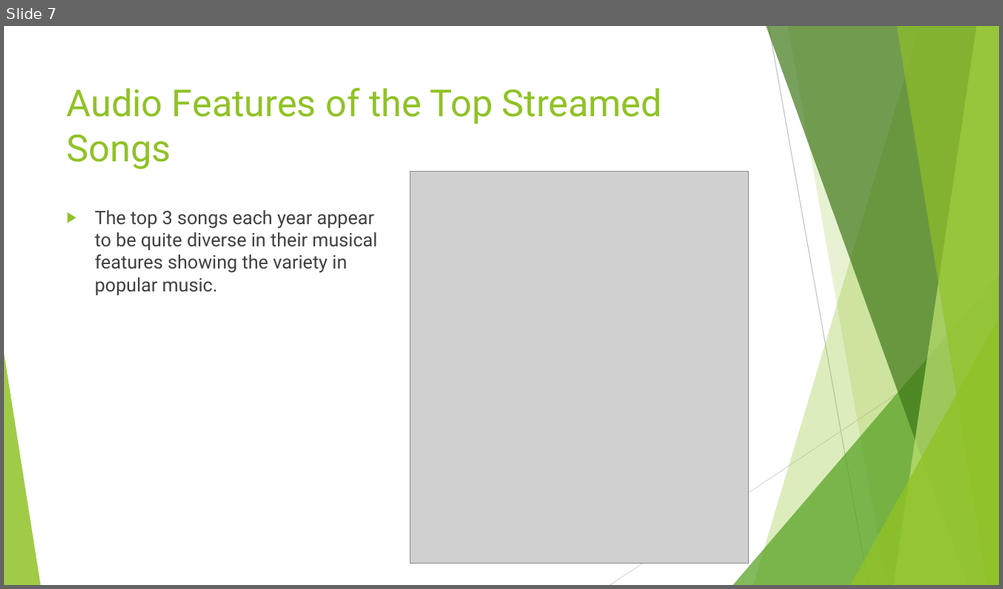
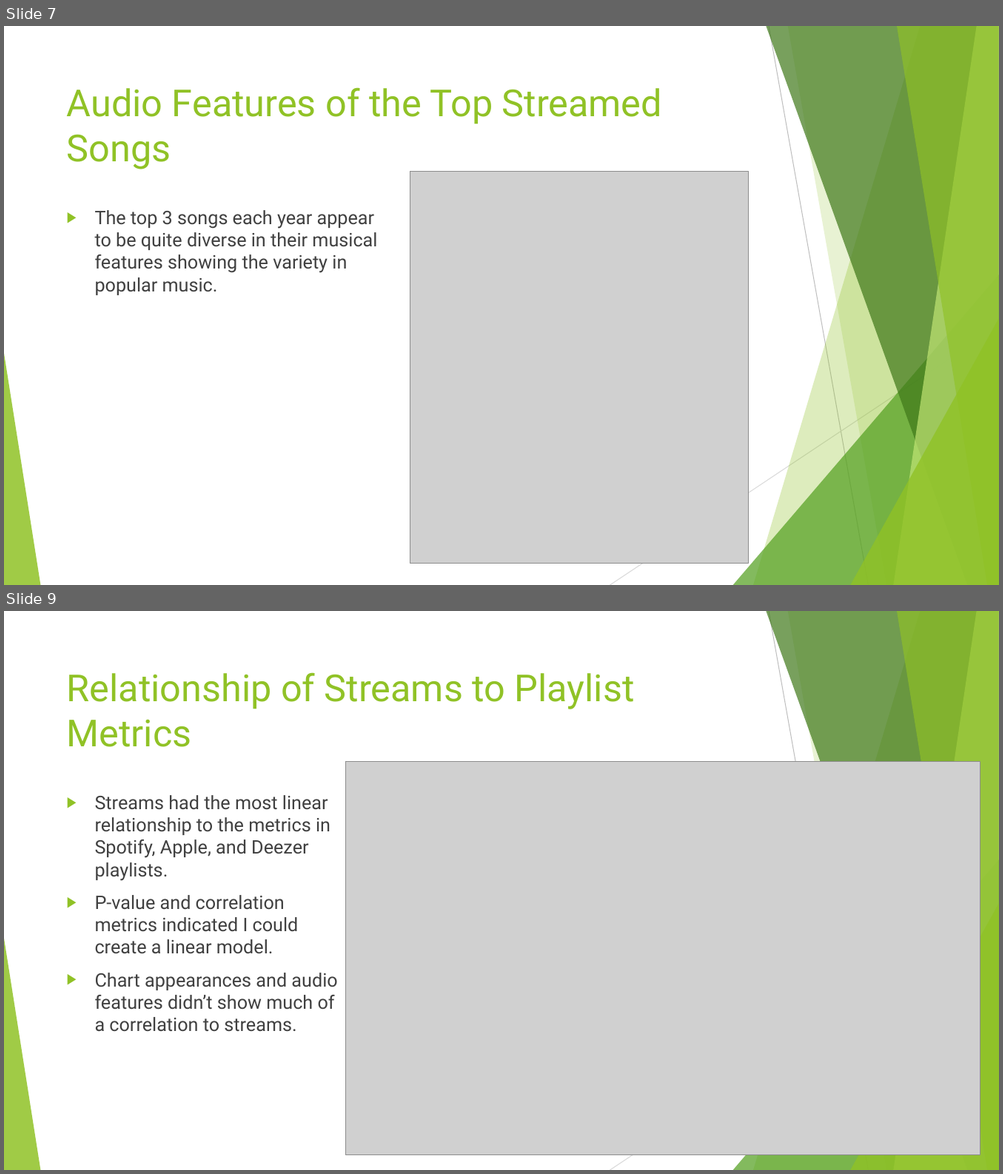
Before and after one commit to ryoka23/R-Project, a slide deck: Spotify Data Presentation.pptx. Shown one above the other, each under a label of ours: slide 7 before the commit, slides 7 and 9 after it; the slides between them are not shown. The pictures are 1003x589 and 1003x1174 pixels, drawn with LibreOffice and Linux fonts; fonts in the diff are those of the drawing; grey boxes stand for pictures. Boxes give left, top, right and bottom in pixels: in the first picture for what was removed or moved away, otherwise in the second. Text is boxed around its words. In the diff, an @@ line names an element or a change of style, - is before the commit and + after.

```diff
--- a/Spotify Data Presentation.pptx
+++ b/Spotify Data Presentation.pptx
@@ slide 9 added at (4, 611, 999, 1170), background #FFFFFF; not listed: 10 template elements that a slide beside it also shows @@
@@ title added at (67, 672, 634, 747), 36 pt, text #90C226 @@
+Relationship of Streams to Playlist Metrics
@@ picture added at (346, 762, 980, 1156) @@
@@ text added at (95, 795, 337, 1032), 18 pt, text #404040 @@
+▶ Streams had the most linear relationship to the metrics in Spotify, Apple, and Deezer playlists.
+▶ P-value and correlation metrics indicated I could create a linear model.
+▶ Chart appearances and audio features didn’t show much of a correlation to streams.
```
Also in this commit, not shown: 3 slides changed, 5 other slides added, 1 slide removed, 3 other files.
